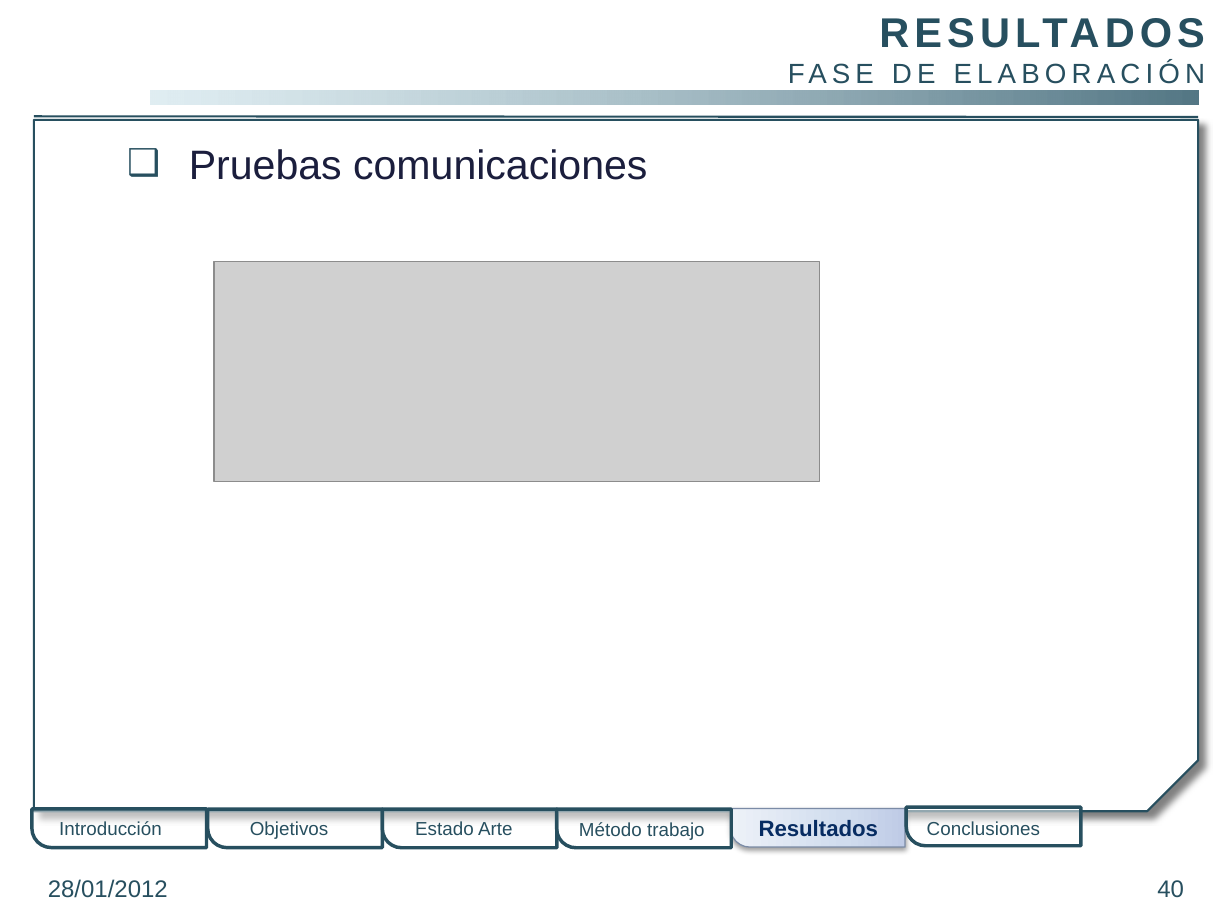
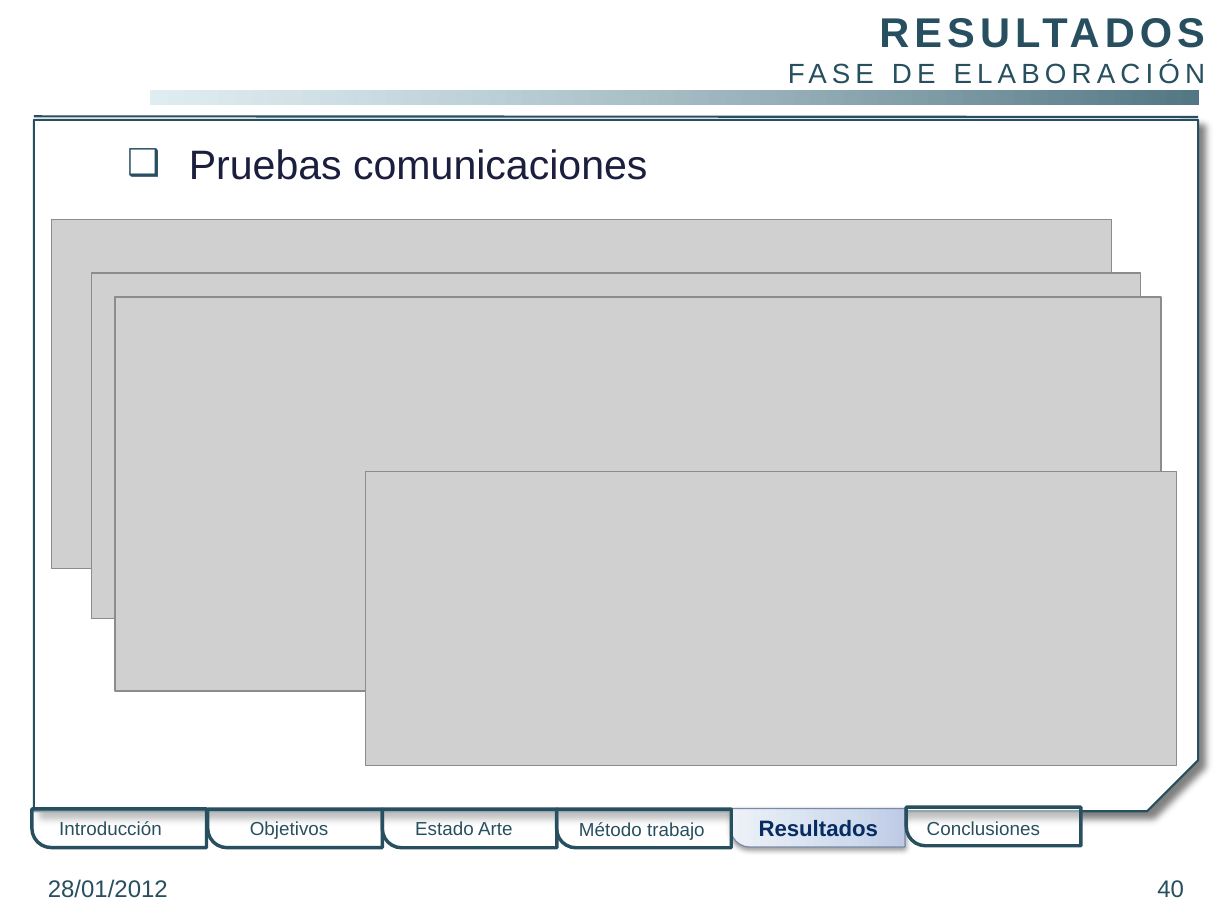
Before and after one commit to gangadhar001/repo-pfc, a slide deck: slide 40 of PFC/Presentacion/PresentacionPFC.pptx. Drawn at 1232x924 pixels with LibreOffice and Linux fonts; fonts in the diff are those of the drawing; grey boxes stand for pictures; background and template pictures are left out. Boxes give left, top, right and bottom in pixels: in the first picture for what was removed or moved away, otherwise in the second. Text is boxed around its words. In the diff, an @@ line names an element or a change of style, - is before the commit and + after.

```diff
--- a/PFC/Presentacion/PresentacionPFC.pptx
+++ b/PFC/Presentacion/PresentacionPFC.pptx
@@ picture added at box(52, 219, 1111, 568) @@
@@ picture added at box(91, 274, 1141, 618) @@
@@ picture added at box(115, 297, 1161, 691) @@
@@ picture: place and size @@
-picture at box(214, 261, 821, 480)
+picture at box(366, 471, 1177, 765)
```
Also in this commit, not shown: 3 other slides changed.
